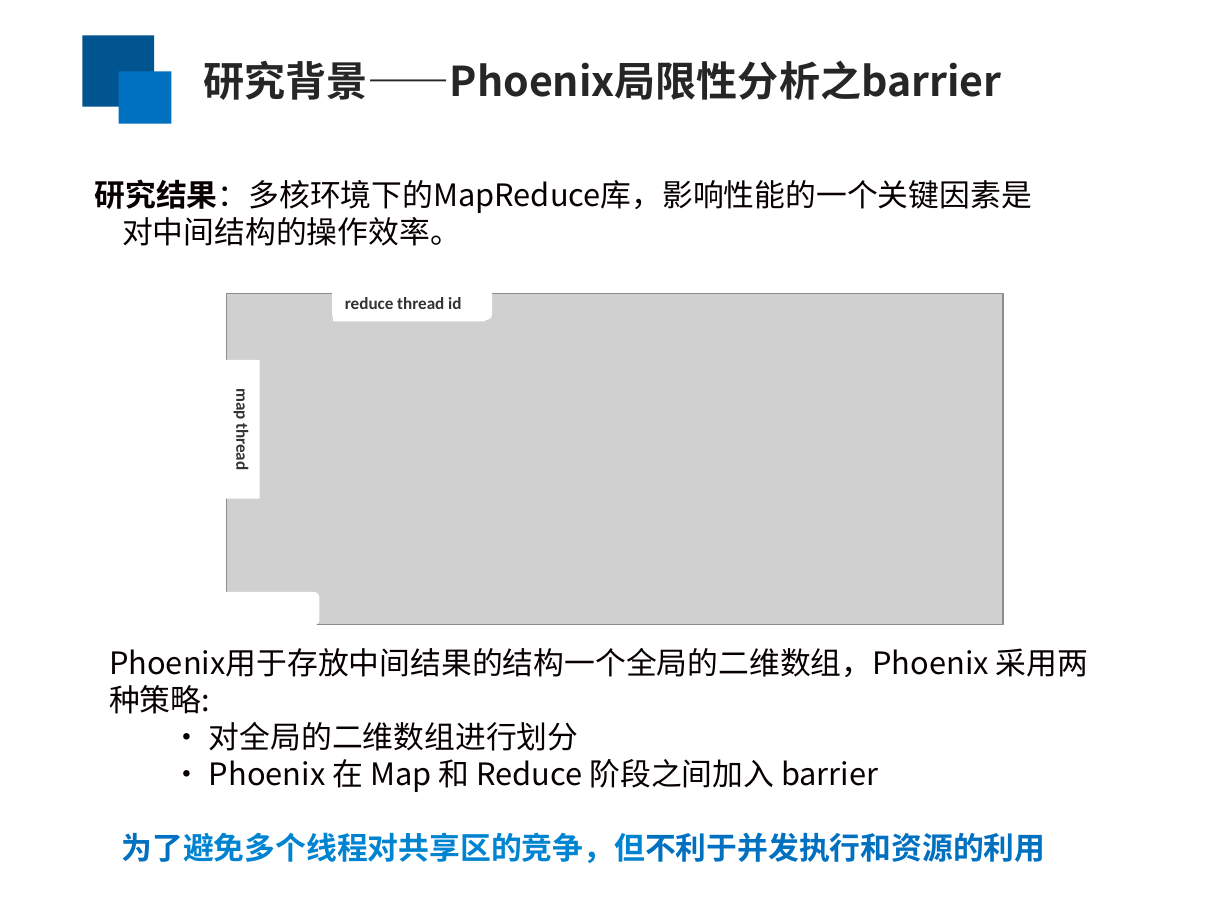
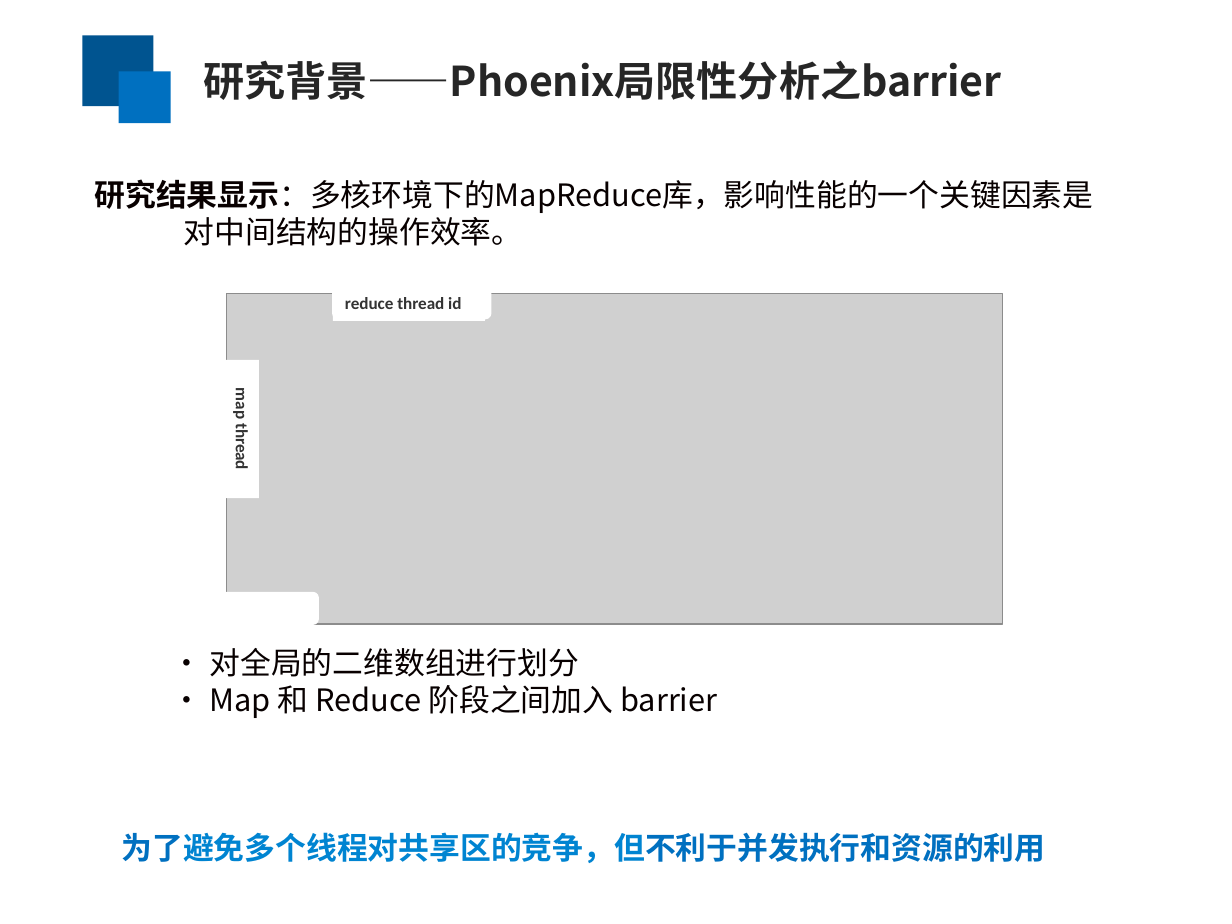
Before and after one commit to yufenyu/work, a slide deck: slide 5 of dmr_paper/paper/chinaSys-2016.ppt (slide 4 before the commit). Drawn at 1232x924 pixels with LibreOffice and Linux fonts; fonts in the diff are those of the drawing; grey boxes stand for pictures. Boxes give left, top, right and bottom in pixels: in the first picture for what was removed or moved away, otherwise in the second. Text is boxed around its words. In the diff, an @@ line names an element or a change of style, - is before the commit and + after.

```diff
--- a/dmr_paper/paper/chinaSys-2016.ppt
+++ b/dmr_paper/paper/chinaSys-2016.ppt
@@ text at box(94, 179, 1093, 246): text changed @@
-研究结果：多核环境下的MapReduce库，影响性能的一个关键因素是 对中间结构的操作效率。
+研究结果显示：多核环境下的MapReduce库，影响性能的一个关键因素是 对中间结构的操作效率。
@@ text at box(109, 648, 1088, 714): paragraph removed @@
-Phoenix用于存放中间结果的结构一个全局的二维数组，Phoenix 采用两种策略:
@@ text at box(210, 648, 580, 677): indent changed @@
@@ text at box(210, 685, 717, 718): text changed @@
-  • Phoenix 在 Map 和 Reduce 阶段之间加入 barrier
+  • Map 和 Reduce 阶段之间加入 barrier
```
Also in this commit, not shown: 8 other slides changed, 8 slides added, 6 slides removed.
